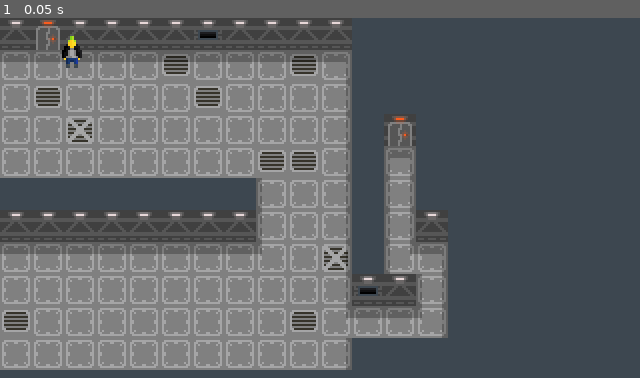
Above: before the commit, frame 1.
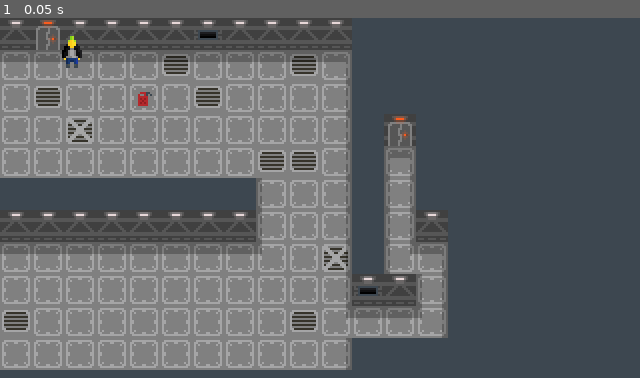
Above: after the commit, the same moment.

Repository: CrankyCranton/Godot-Jam-3
Game: Godot game, scene res://assets/tiles/tiles_test.tscn
The game is run twice, just before and just after one commit, with the same random seed, the same clock (stepped at 60 frames per second) and the same inputs. The project has no main scene, so this scene is started directly.
Inputs:
- Up to frame 1 (0.05 s): no input

The runs differ from the first frame. In frame 1, less than 0.1% of the frame differs, in the area x 21-24%, y 20-25%.

Commit message:
Gas can draft 1

Diff:
--- a/assets/tiles/tiles_test.tscn
+++ b/assets/tiles/tiles_test.tscn
@@ -1,7 +1,8 @@
-[gd_scene load_steps=5 format=4 uid="uid://33y1mybt4waa"]
+[gd_scene load_steps=6 format=4 uid="uid://33y1mybt4waa"]
 
 [ext_resource type="Texture2D" uid="uid://crermxvfbtk3f" path="res://assets/tiles/tiles.png" id="1_hm024"]
 [ext_resource type="Texture2D" uid="uid://dimdxohw588xg" path="res://assets/player/player.png" id="2_d1xmr"]
+[ext_resource type="Texture2D" uid="uid://c7jggusv52vr2" path="res://assets/gas_can/gas_can.png" id="3_ah3je"]
 
 [sub_resource type="TileSetAtlasSource" id="TileSetAtlasSource_fj53s"]
 texture = ExtResource("1_hm024")
@@ -44,3 +45,7 @@
 [node name="Player" type="Sprite2D" parent="."]
 position = Vector2(36, 17)
 texture = ExtResource("2_d1xmr")
+
+[node name="GasCan" type="Sprite2D" parent="."]
+position = Vector2(72, 40)
+texture = ExtResource("3_ah3je")
Binary file added: assets/gas_can/gas_can.png
Not shown, added: assets/gas_can/gas_can.png.import
Not shown, added: assets/gas_can/gas_can.pxo
